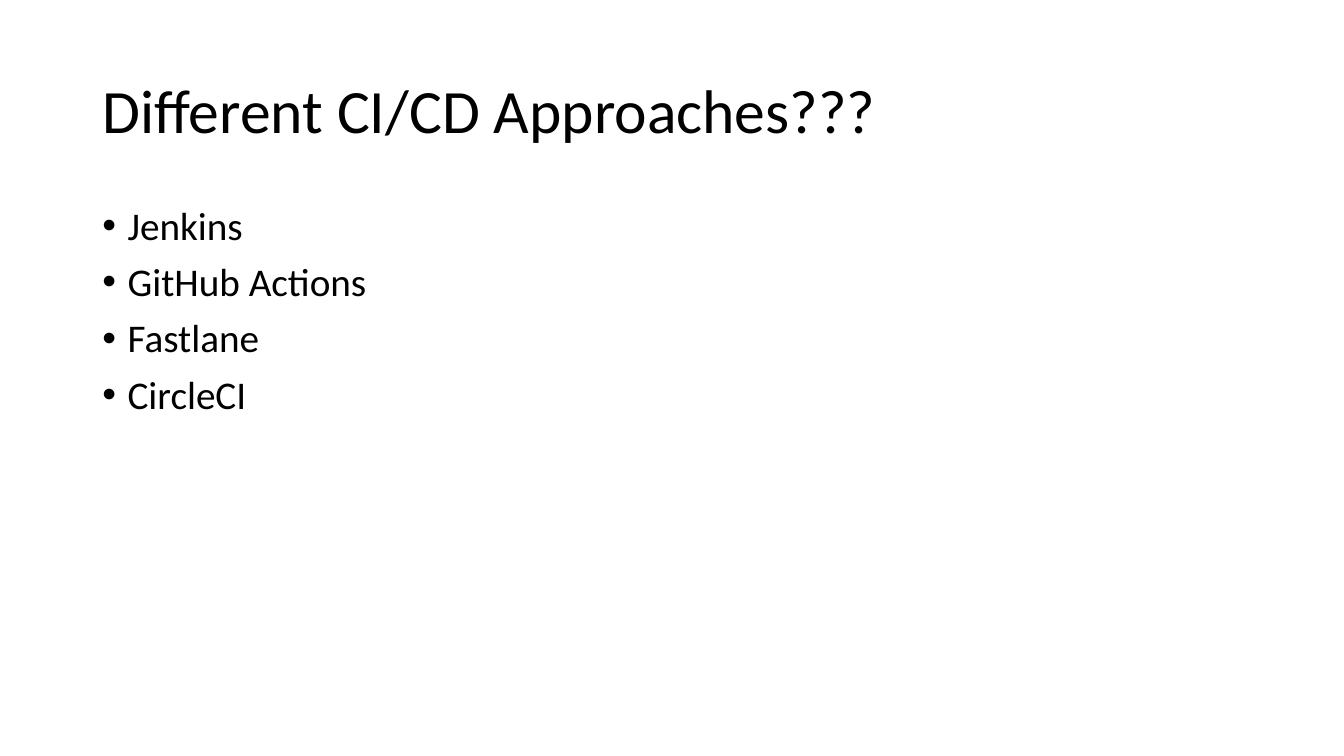
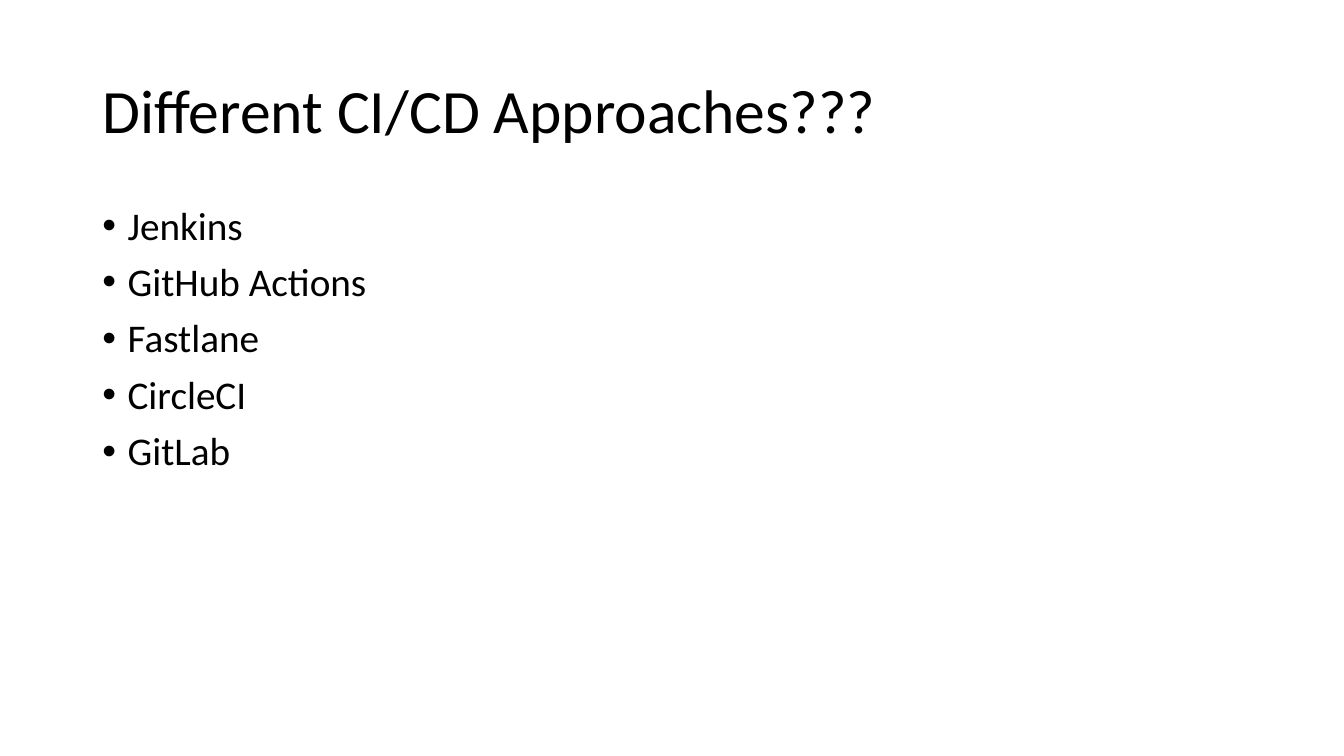
Before and after one commit to joellecorliss/Associate-Android-Developer, a slide deck: slide 16 of Android Basics in Kotlin.pptx (slide 15 before the commit). Drawn at 1344x756 pixels with LibreOffice and Linux fonts; fonts in the diff are those of the drawing. Boxes give left, top, right and bottom in pixels: in the first picture for what was removed or moved away, otherwise in the second. Text is boxed around its words. In the diff, an @@ line names an element or a change of style, - is before the commit and + after.

```diff
--- a/Android Basics in Kotlin.pptx
+++ b/Android Basics in Kotlin.pptx
@@ text at [128, 437, 231, 466]: paragraph added @@
+• GitLab
```
Also in this commit, not shown: 1 other slide changed, 1 slide added.
